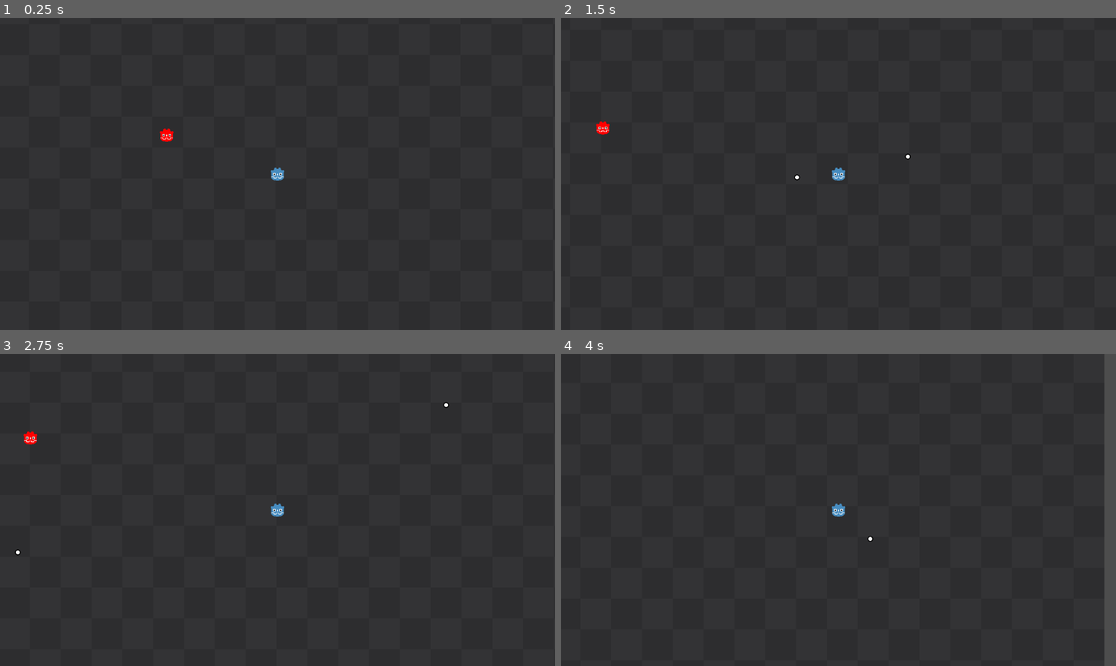
Above: before the commit, frames 1-4 (two rows, left to right).
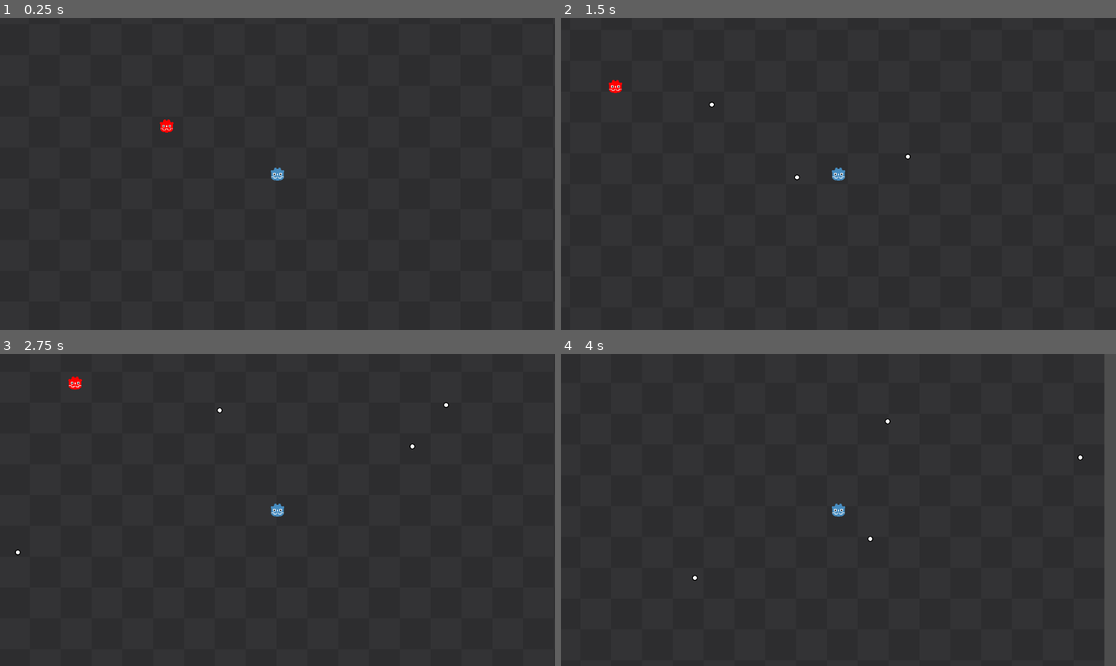
Above: after the commit, the same moments.

Repository: EncryptedCow/AGJ24
Game: Godot game, scene res://scenes/in_arcade_game/in_arcade_game.tscn
The game is run twice, just before and just after one commit, with the same random seed, the same clock (stepped at 60 frames per second) and the same inputs.
Inputs (mouse positions are in pixels of both pictures, inside the frame that each line leads up to):
- Up to frame 1 (0.25 s): no input
- Up to frame 2 (1.5 s): move the mouse to (960, 158) at 0.52 s; press the mouse at (960, 158) at 0.53 s; hold D (move_right) from 0.53 s (still down); tap W (move_up) at 0.77 s; move the mouse to (727, 189) at 1.27 s; release the mouse at (727, 189) at 1.28 s; click (727, 189) at 1.35 s
- Up to frame 3 (2.75 s): tap W (move_up) at 1.52 s; move the mouse to (333, 441) at 2.02 s; release D (move_right) at 2.03 s; press the mouse at (333, 441) at 2.03 s; hold A (move_left) from 2.03 s (still down)
- Up to frame 4 (4 s): move the mouse to (810, 572) at 2.77 s; release A (move_left) at 2.78 s; release the mouse at (810, 572) at 2.78 s; hold D (move_right) from 2.78 s (still down); click (810, 572) at 2.85 s; tap W (move_up) at 3.02, 3.77 s; move the mouse to (1005, 556) at 3.52 s; press the mouse at (1005, 556) at 3.53 s

The runs differ from the first frame. In frame 1, 0.1% of the frame differs, in the area x 28-32%, y 32-40%; in frame 2, 0.2%; in frame 3, 0.2%, in the area x 4-75%, y 7-31%; in frame 4, less than 0.1%.

Commit message:
Add base enemy behaviours

Diff:
--- a/autoload/global.gd
+++ b/autoload/global.gd
@@ -3,3 +3,4 @@
 @export var bullet: PackedScene
 
 var bullet_container: BulletContainer
+var player_character: CharacterBody2D # the main player to be referenced by enemies
--- a/components/enemy_controllers/ranged_enemy_controller.gd
+++ b/components/enemy_controllers/ranged_enemy_controller.gd
@@ -1,16 +1,47 @@
 class_name RangedEnemyController
 
 extends Node
+
+enum MovementType {
+	RANDOM, # the direction chosen is determined randomly
+	BOUNCE, # moves the opposite direction of the wall it collided on
+	REFLECT # moves the opposite angle the wall's normal
+}
+
+enum FiringType {
+	SHOOT_FORWARD, 			# enemy fires in front of them
+	SHOOT_DIRECTION,	    # enemy always fires in specified direction
+	SHOOT_TOWARD_ANGLE, 	# always fires towards the player
+	SHOOT_TOWARD_CARDINAL	# fires in 8 directions towards the player
+}
+
+enum EnemyDirection {
+	DIRECTION_UP,
+	DIRECTION_DOWN,
+	DIRECTION_LEFT,
+	DIRECTION_RIGHT,
+	DIRECTION_BOTTOMRIGHT,
+	DIRECTION_BOTTOMLEFT,
+	DIRECTION_TOPLEFT,
+	DIRECTION_TOPRIGHT
+
+}
 
 @export var body: CharacterBody2D
 @export var move_timer: Timer
 @export var move_speed: float = 75
 @export var idle_time_range: Vector2 = Vector2(1.0, 2.5)
 @export var move_time_range: Vector2 = Vector2(1.0, 2.5)
+@export var move_type: MovementType = MovementType.BOUNCE
+@export var move_direction: EnemyDirection
+@export var fire_type: FiringType = FiringType.SHOOT_FORWARD
+@export var firing_direction: EnemyDirection
 
 var is_idle: bool = true
 var move_dir: Vector2
+var fire_dir: Vector2
 
+# stores pre-defined directions to be used with MovementType.RANDOM
 var movement_dir_list: Array[Vector2] = [
 	Vector2.UP, Vector2.DOWN, Vector2.LEFT, Vector2.RIGHT,
 	Vector2(1, 1).normalized(), # Bottom right
@@ -19,13 +50,75 @@
 	Vector2(1, -1).normalized() # Top right
 ]
 
+func _get_enum_direction(EnumDirection) -> Vector2:
+	return movement_dir_list[EnumDirection]
+
+func _ready():
+	print("Implementing enemy behaviour...")
+	move_type = MovementType.values().pick_random()
+	fire_type = FiringType.values().pick_random()
+	move_dir = movement_dir_list.pick_random()
+	firing_direction = EnemyDirection.values().pick_random()
+
+	# movement type
+	if(move_type == MovementType.RANDOM):
+		move_dir = movement_dir_list.pick_random()
+	elif(move_type == MovementType.BOUNCE):
+		move_dir = _get_enum_direction(move_direction)
+
+	if(fire_type == FiringType.SHOOT_DIRECTION):
+		fire_dir = _get_enum_direction(fire_type)
+
+
+func _on_wall_collision() -> void:
+	if(move_type == MovementType.BOUNCE):
+		print("Wall Collided")
+		move_dir *= -1
+
+# determine new random direction based on 4 cardinal directions
 func _on_movement_timer_timeout() -> void:
-	var time_range: Vector2 = idle_time_range if is_idle else move_time_range
-	is_idle = !is_idle
-	move_dir = movement_dir_list.pick_random()
-	move_timer.start(randf_range(time_range.x, time_range.y))
+	if(move_type == MovementType.RANDOM):
+		var time_range: Vector2 = idle_time_range if is_idle else move_time_range
+		is_idle = !is_idle
+		move_dir = movement_dir_list.pick_random()
+		move_timer.start(randf_range(time_range.x, time_range.y))
+
+# fire a projectile
+func _on_range_attack_timer_timeout():
+	var new_bullet: Bullet = Global.bullet.instantiate()
+	new_bullet.origin_entity = owner
+
+	# determine bullet's position based on firing type
+	if(fire_type == FiringType.SHOOT_FORWARD): # fire where they're moving
+		new_bullet.direction = move_dir
+	elif(fire_type == FiringType.SHOOT_DIRECTION): # fire at specified direction
+		new_bullet.direction = fire_dir
+	elif(fire_type == FiringType.SHOOT_TOWARD_ANGLE):
+		var enemy_pos: Vector2 = owner.global_position
+		var player_pos: Vector2 = Global.player_character.global_position
+		new_bullet.direction = enemy_pos.direction_to(player_pos)
+	elif(fire_type == FiringType.SHOOT_TOWARD_CARDINAL):
+		var enemy_pos: Vector2 = owner.global_position
+		var player_pos: Vector2 = Global.player_character.global_position
+		new_bullet.direction = enemy_pos.direction_to(player_pos).round()
+
+	#print(Global.player_character.global_position)
+
+	# add bullet to global container and set position to enemy's position
+	Global.bullet_container.add_child(new_bullet)
+	new_bullet.global_position = owner.global_position
+
+	print()
 
 func _physics_process(delta: float) -> void:
-	if !is_idle:
-		body.velocity = move_dir * move_speed
-		body.move_and_slide()
+	if body.is_on_wall() || body.is_on_ceiling() || body.is_on_floor():
+		_on_wall_collision()
+
+	match move_type:
+		MovementType.RANDOM:
+			if !is_idle:
+				body.velocity = move_dir * move_speed
+				body.move_and_slide()
+		MovementType.BOUNCE:
+			body.velocity = move_dir * move_speed
+			body.move_and_slide()
--- a/components/player_controller.gd
+++ b/components/player_controller.gd
@@ -8,6 +8,9 @@
 
 var aim_pos: Vector2
 var gamepad_aiming: bool = false
+
+func _ready() -> void:
+	Global.player_character = owner
 
 func _process(delta: float) -> void:
 	if gamepad_aiming:
--- a/entities/base_enemy.tscn
+++ b/entities/base_enemy.tscn
@@ -4,6 +4,7 @@
 [ext_resource type="PackedScene" uid="uid://dnbew8gjthpnu" path="res://components/hitbox/hitbox.tscn" id="2_au1u0"]
 
 [node name="BaseEnemy" type="CharacterBody2D"]
+motion_mode = 1
 
 [node name="Stats" type="Node" parent="." node_paths=PackedStringArray("hitbox")]
 script = ExtResource("1_r42dx")
--- a/entities/enemies/ranged_enemy.tscn
+++ b/entities/enemies/ranged_enemy.tscn
@@ -11,6 +11,7 @@
 radius = 16.0
 
 [node name="RangedEnemy" instance=ExtResource("1_fpun0")]
+collision_mask = 3
 
 [node name="TerrainCollisionShape" type="CollisionShape2D" parent="." index="0"]
 shape = SubResource("CircleShape2D_t1lc1")
@@ -28,9 +29,13 @@
 [node name="MovementTimer" type="Timer" parent="." index="4"]
 autostart = true
 
-[node name="RangedEnemyController" type="Node" parent="." index="5" node_paths=PackedStringArray("body", "move_timer")]
+[node name="RangeAttackTimer" type="Timer" parent="." index="5"]
+autostart = true
+
+[node name="RangedEnemyController" type="Node" parent="." index="6" node_paths=PackedStringArray("body", "move_timer")]
 script = ExtResource("3_iaivd")
 body = NodePath("..")
 move_timer = NodePath("../MovementTimer")
 
 [connection signal="timeout" from="MovementTimer" to="RangedEnemyController" method="_on_movement_timer_timeout"]
+[connection signal="timeout" from="RangeAttackTimer" to="RangedEnemyController" method="_on_range_attack_timer_timeout"]
--- /dev/null
+++ b/entities/obstacles/wall.tscn
@@ -0,0 +1,16 @@
+[gd_scene load_steps=3 format=3 uid="uid://b41c1lv3syqop"]
+
+[ext_resource type="Texture2D" uid="uid://cx3jx1800qsjc" path="res://textures/prototyping/wall1.png" id="1_uhjkc"]
+
+[sub_resource type="RectangleShape2D" id="RectangleShape2D_bluvi"]
+
+[node name="StaticBody2D" type="StaticBody2D"]
+disable_mode = 1
+collision_layer = 2
+collision_mask = 0
+
+[node name="CollisionShape2D" type="CollisionShape2D" parent="."]
+shape = SubResource("RectangleShape2D_bluvi")
+
+[node name="Sprite2D" type="Sprite2D" parent="."]
+texture = ExtResource("1_uhjkc")
Binary file added: textures/prototyping/wall1.png
Not shown, added: textures/prototyping/wall1.png.import
